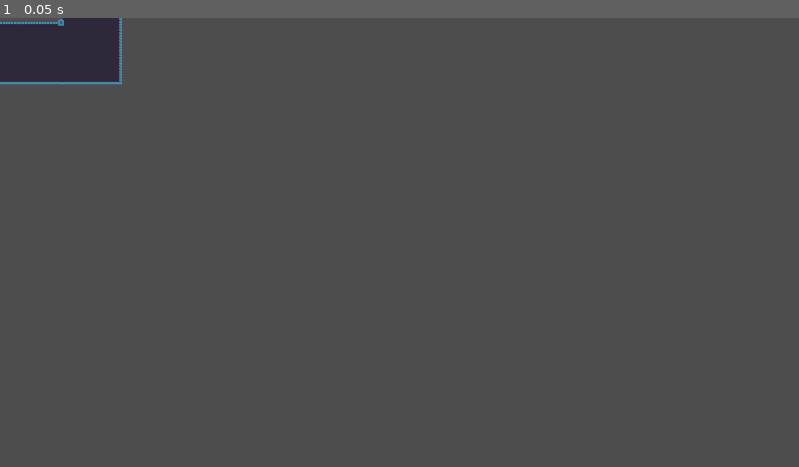
Above: before the commit, frame 1.
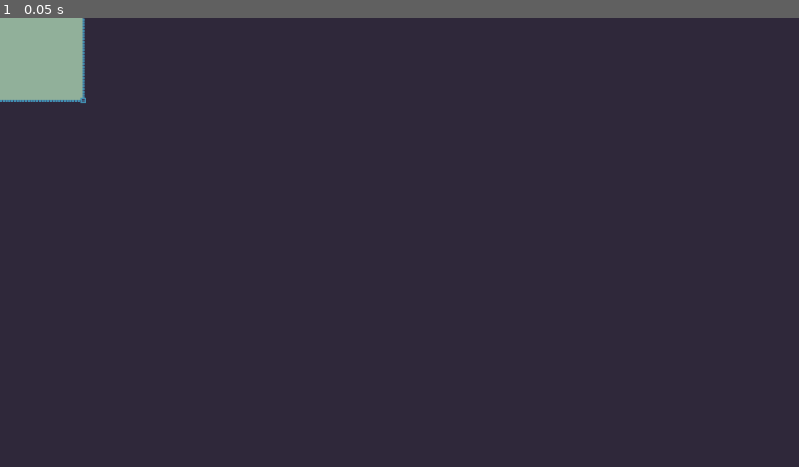
Above: after the commit, the same moment.

Repository: Salkin-Niklas/Tarot_Lite
Game: Godot game, scene res://scenes/world.tscn
Two runs of this game, one before a commit and one after it. Both use one fixed random seed, a clock stepped at 60 frames per second and the inputs below. Before the commit the project has no main scene; this scene is started directly in both runs.
Inputs:
- Up to frame 1 (0.05 s): no input

The runs differ from the first frame. In frame 1, 99% of the frame differs, in the area x 0-100%, y 0-100%.

Commit message:
ADD: example for room generation

Diff:
--- a/project.godot
+++ b/project.godot
@@ -11,6 +11,7 @@
 [application]
 
 config/name="Tarot_Lite"
+run/main_scene="uid://d1everl5n6ite"
 config/features=PackedStringArray("4.5", "Forward Plus")
 config/icon="res://icon.svg"
 
--- a/scenes/world.tscn
+++ b/scenes/world.tscn
@@ -1,8 +1,12 @@
-[gd_scene load_steps=2 format=4 uid="uid://d1everl5n6ite"]
+[gd_scene load_steps=4 format=4 uid="uid://d1everl5n6ite"]
 
 [ext_resource type="TileSet" uid="uid://bkup1aitj8odg" path="res://assets/tiles.tres" id="1_nnsk1"]
+[ext_resource type="Script" uid="uid://c26tyj8iy77xm" path="res://scripts/world.gd" id="1_rwgxs"]
+[ext_resource type="Script" uid="uid://bijaiilsqwwmw" path="res://scripts/testroom.gd" id="3_4wyf3"]
 
 [node name="World" type="Node2D"]
+script = ExtResource("1_rwgxs")
+size = 100
 
 [node name="ground" type="TileMapLayer" parent="."]
 tile_set = ExtResource("1_nnsk1")
@@ -11,4 +15,9 @@
 tile_map_data = PackedByteArray("AAAGAAMAAAABAAEAAAAGAAIAAAABAAEAAAAGAAEAAAABAAEAAAAGAAAAAAABAAEAAAAGAP//AAABAAEAAAAGAP …(4784 unchanged characters)…
 tile_set = ExtResource("1_nnsk1")
 
-[node name="Features" type="Node2D" parent="."]
+[node name="Rooms" type="Node2D" parent="."]
+
+[node name="TestRoom" type="Node2D" parent="Rooms"]
+position = Vector2(-34, -33)
+script = ExtResource("3_4wyf3")
+metadata/_custom_type_script = "uid://bijaiilsqwwmw"
--- a/scripts/room.gd
+++ b/scripts/room.gd
@@ -4,10 +4,9 @@
 
 var size: Vector2i
 
-func build(t: TileMapLayer, ground: TileMapLayer) -> void:
+func build(t: TileMapLayer) -> void:
 	var cells: Array[Vector2i] = []
 	for x in range(size.x):
 		for y in range(size.y):
-			cells.append(Vector2i(position) + Vector2i(x,y))
-			ground.set_cell(Vector2i(x,y), 0, Vector2i(6,2))
+			cells.append(Vector2i(position/16) + Vector2i(x,y))
 	t.set_cells_terrain_connect(cells,0,0)
--- /dev/null
+++ b/scripts/testroom.gd
@@ -0,0 +1,5 @@
+class_name TestRoom
+extends Room
+
+func _init() -> void:
+	size = Vector2i(10,10)
--- /dev/null
+++ b/scripts/world.gd
@@ -0,0 +1,17 @@
+extends Node2D
+
+@export
+var size: int = 50
+
+func _ready() -> void:
+	$tiles.clear()
+	var cells: Array[Vector2i] = []
+	for x in range(-size, size):
+		for y in range(-size, size):
+			$ground.set_cell(Vector2i(x,y), 0, Vector2i(6,2))
+			cells.append(Vector2i(x,y))
+	$tiles.set_cells_terrain_connect(cells, 0, 1)
+
+	for n in $Rooms.get_children():
+		if n is Room:
+			n.build($tiles)
Not shown, added: scripts/testroom.gd.uid
Not shown, added: scripts/world.gd.uid
